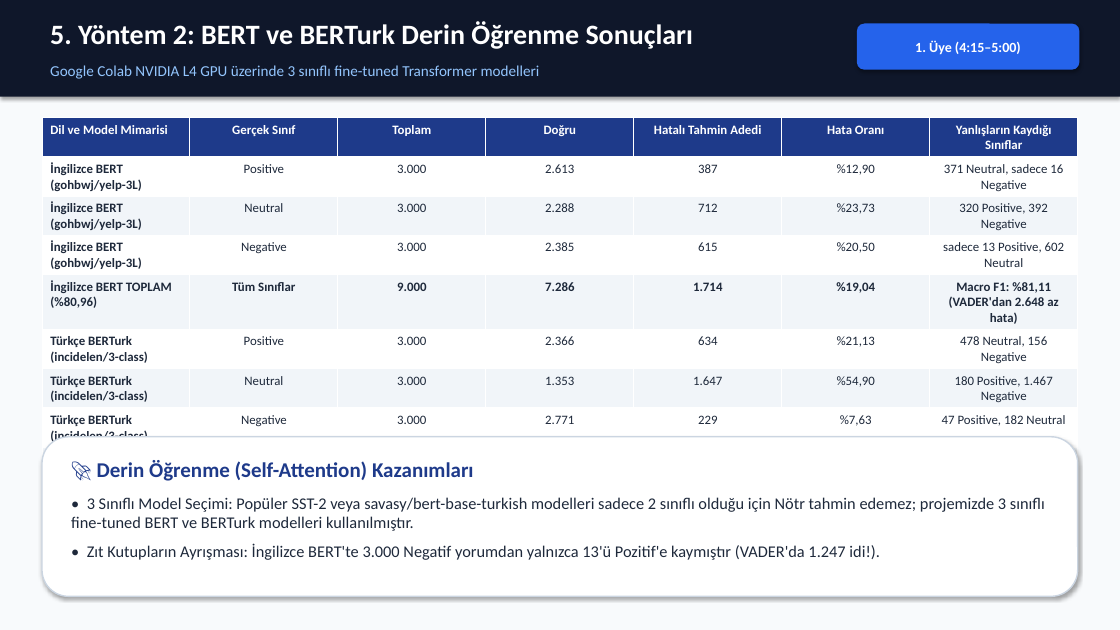
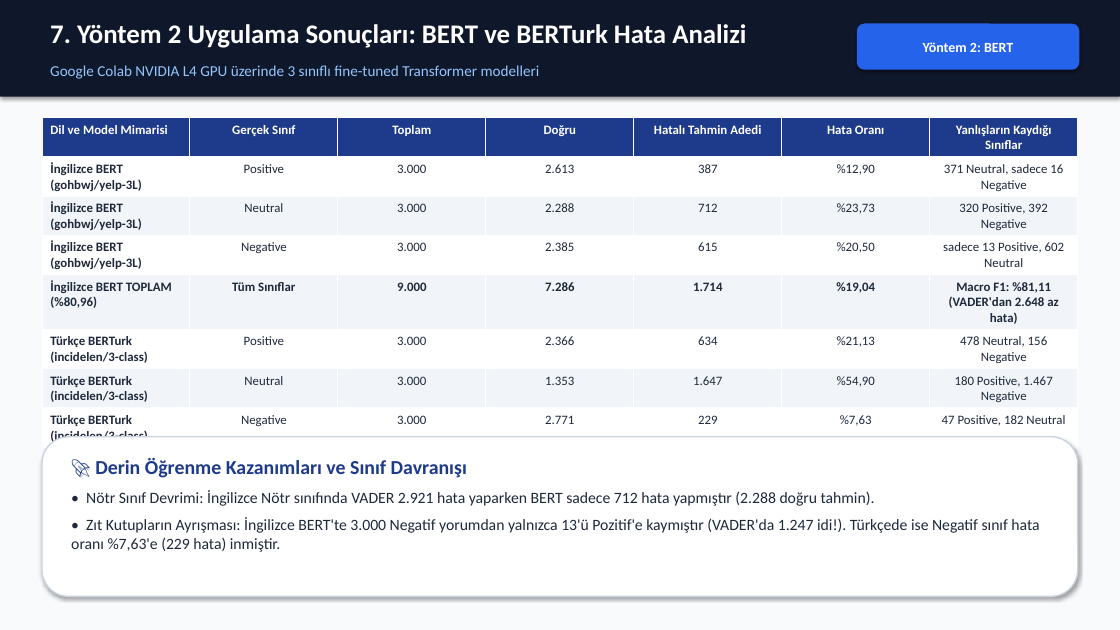
Before and after one commit to erenaksoyy/BIM448_Duygu_Analizi_Projesi, a slide deck: slide 8 of 4_Rapor_ve_Gorseller/BIM448_Proje_Sunumu.pptx (slide 6 before the commit). Drawn at 1120x630 pixels with LibreOffice and Linux fonts; fonts in the diff are those of the drawing. Boxes give left, top, right and bottom in pixels: in the first picture for what was removed or moved away, otherwise in the second. Text is boxed around its words. In the diff, an @@ line names an element or a change of style, - is before the commit and + after.

Commit message:
docs: Remove duration labels from presentation and add theoretical explanations of VADER, BERT, and LLM

```diff
--- a/4_Rapor_ve_Gorseller/BIM448_Proje_Sunumu.pptx
+++ b/4_Rapor_ve_Gorseller/BIM448_Proje_Sunumu.pptx
@@ text at <box>50,24,746,48</box>: text changed; size 24 to 23 pt @@
-5. Yöntem 2: BERT ve BERTurk Derin Öğrenme Sonuçları
+7. Yöntem 2 Uygulama Sonuçları: BERT ve BERTurk Hata Analizi
@@ text in rounded rectangle at <box>923,42,1013,52</box>: text changed @@
-1. Üye (4:15–5:00)
+Yöntem 2: BERT
@@ text at <box>71,458,1039,552</box>: text changed; size 14 to 13.5 pt @@
-🚀 Derin Öğrenme (Self-Attention) Kazanımları
-• 3 Sınıflı Model Seçimi: Popüler SST-2 veya savasy/bert-base-turkish modelleri sadece 2 sınıflı olduğu için Nötr tahmin edemez; projemizde 3 sınıflı fine-tuned BERT ve BERTurk modelleri kullanılmıştır.
-• Zıt Kutupların Ayrışması: İngilizce BERT'te 3.000 Negatif yorumdan yalnızca 13'ü Pozitif'e kaymıştır (VADER'da 1.247 idi!).
+🚀 Derin Öğrenme Kazanımları ve Sınıf Davranışı
+• Nötr Sınıf Devrimi: İngilizce Nötr sınıfında VADER 2.921 hata yaparken BERT sadece 712 hata yapmıştır (2.288 doğru tahmin).
+• Zıt Kutupların Ayrışması: İngilizce BERT'te 3.000 Negatif yorumdan yalnızca 13'ü Pozitif'e kaymıştır (VADER'da 1.247 idi!). Türkçede ise Negatif sınıf hata oranı %7,63'e (229 hata) inmiştir.
```
Also in this commit, not shown: 11 other slides changed, 3 slides added, 3 other files.
